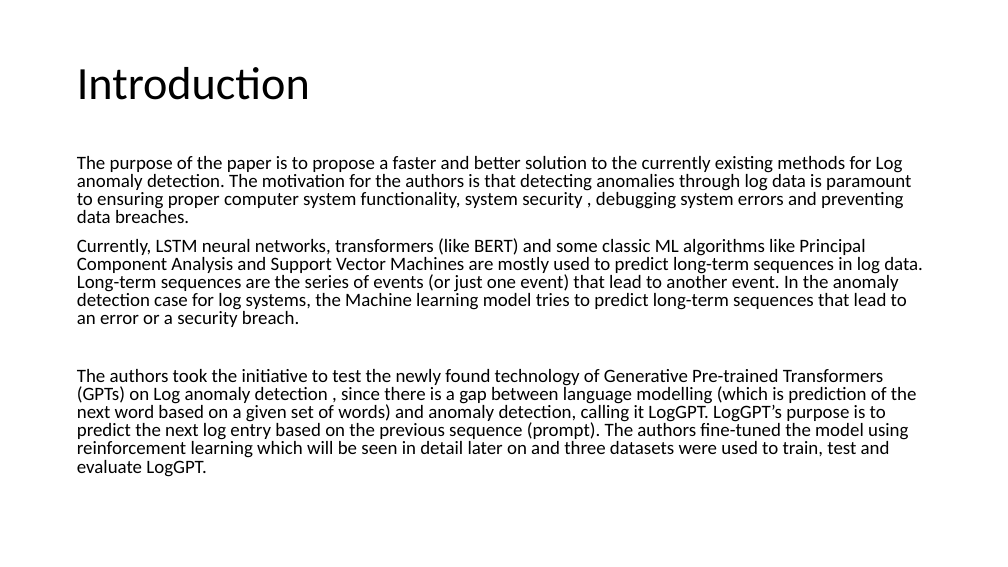
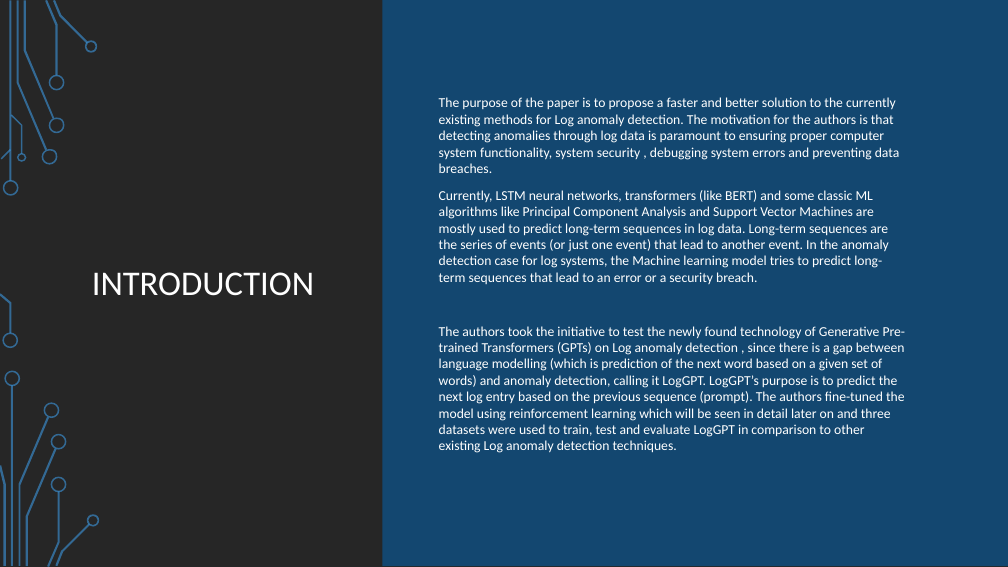
Before and after one commit to JimTsiob/Recommendation-System, a slide deck: slide 2 of paper/LogGPT.pptx. Drawn at 1008x567 pixels with LibreOffice and Linux fonts; fonts in the diff are those of the drawing; background and template pictures are left out. Boxes give left, top, right and bottom in pixels: in the first picture for what was removed or moved away, otherwise in the second. Text is boxed around its words. In the diff, an @@ line names an element or a change of style, - is before the commit and + after.

Commit message:
Added paper

```diff
--- a/paper/LogGPT.pptx
+++ b/paper/LogGPT.pptx
@@ background #FFFFFF to picture (left out) @@
@@ rectangle added at <box>0,0,1008,567</box>, fill #262626 @@
@@ round diag rect added at <box>383,0,1008,566</box>, fill #134770 @@
@@ text "The purpose of the paper ...": place and size @@
-text "The purpose of the paper ..." at <box>77,156,923,477</box>
+text "The purpose of the paper ..." at <box>439,97,906,453</box>
@@ text at <box>439,97,900,284</box>: size 18 to 13 pt, text colour #000000 to #FFFFFF in "The purpose of the paper is to ...", "Currently, LSTM neural networks, transformers (like BERT) ..."; line spacing 0.8 to 1 @@
@@ title at <box>92,272,314,296</box>: text changed; size 44 to 33 pt; text colour #000000 to #FFFFFF @@
-Introduction
+INTRODUCTION
@@ text at <box>439,326,906,453</box>: text changed; size 18 to 13 pt; text colour #000000 to #FFFFFF @@
-The authors took the initiative to test the newly found technology of Generative Pre-trained Transformers (GPTs) on Log anomaly detection , since there is a gap between language modelling (which is prediction of the next word based on a given set of words) and anomaly detection, calling it LogGPT. LogGPT’s purpose is to predict the next log entry based on the previous sequence (prompt). The authors fine-tuned the model using reinforcement learning which will be seen in detail later on and three datasets were used to train, test and evaluate LogGPT.
+The authors took the initiative to test the newly found technology of Generative Pre-trained Transformers (GPTs) on Log anomaly detection , since there is a gap between language modelling (which is prediction of the next word based on a given set of words) and anomaly detection, calling it LogGPT. LogGPT’s purpose is to predict the next log entry based on the previous sequence (prompt). The authors fine-tuned the model using reinforcement learning which will be seen in detail later on and three datasets were used to train, test and evaluate LogGPT in comparison to other existing Log anomaly detection techniques.
@@ group added at <box>0,0,100,567</box>: 24 freeform shapes, 2 rectangles @@
@@ group added at <box>0,0,994,567</box>: 14 freeform shapes, 3 rectangles @@
```
Also in this commit, not shown: 1 other slide changed, 12 slides added, 1 other file.
